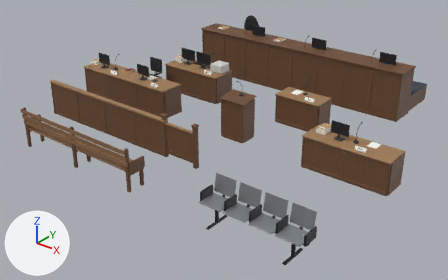
Two versions of the glTF model assets/models/env/second_ai/court_props.glb, one commit apart.
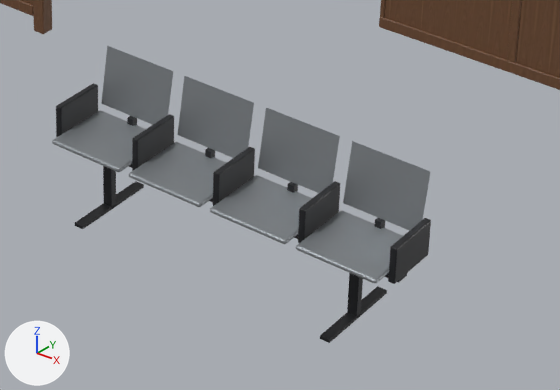
Each version is shown whole from a 50 mm lens placed at (8.76, -12.91, 6.43), pointed at (0.08, -2.07, -0.29), then close up on the part from 41% to 80% of the width and 57% to 100% of the height. Lighting does not change. The marker at lower left points along +X, +Y and +Z. The first two pictures are the older version. Where no turn or scale is listed for an object, it has been applied to the vertices. Vertices at exactly the same position are counted once.

Names of what the first close-up shows: 'CT_GATE_posts', 'CT_TABLE_PROS_t_body', 'CT_WAIT_SEATS_frame', 'CT_WAIT_SEATS_shell' and 1 more.
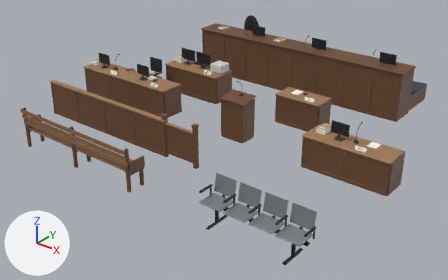
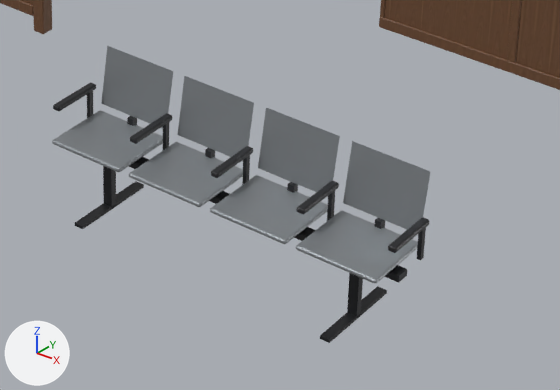
Where the change shows, as pixel boxes [x1, y1, x2, y2] in the close-ups (560 x 390 px; the box of a moved part takes in the faces that stretch with it):
'CT_WAIT_SEATS_frame', reshaped
    before: [56, 83, 431, 343]
    after: [53, 83, 430, 343]
part 1 of me_ct_wait_seats_frame, added (mostly hidden)
    after: [87, 91, 93, 118]
part 2 of me_ct_wait_seats_frame, moved or reshaped
    before: [56, 83, 98, 138]
    after: [53, 83, 96, 111]
part 3 of me_ct_wait_seats_frame, added
    after: [163, 122, 169, 150]
part 4 of me_ct_wait_seats_frame, moved or reshaped
    before: [132, 114, 174, 171]
    after: [130, 113, 173, 144]
part 5 of me_ct_wait_seats_frame, added
    after: [242, 155, 250, 185]
part 6 of me_ct_wait_seats_frame, moved or reshaped
    before: [213, 147, 255, 206]
    after: [211, 146, 253, 178]
part 7 of me_ct_wait_seats_frame, added
    after: [327, 191, 335, 221]
part 8 of me_ct_wait_seats_frame, moved or reshaped
    before: [298, 181, 340, 243]
    after: [297, 181, 339, 214]
part 9 of me_ct_wait_seats_frame, added
    after: [417, 228, 426, 260]
part 10 of me_ct_wait_seats_frame, moved or reshaped
    before: [388, 218, 431, 284]
    after: [388, 217, 430, 253]

The change, as a list of edits to the scene's bpy script:
```text
Change me_ct_wait_seats_frame:
    used by ob_ct_wait_seats_frame; location = (3.4, -5.4, 0.0)
    remove me_ct_wait_seats_frame.from_pydata(...)  # 552 vertices, 1048 faces; spans x -1.14..1.14, y -0.26..0.3, z 0.0..0.62
    add me_ct_wait_seats_frame.from_pydata(...)  # 592 vertices, 1108 faces; spans x -1.14..1.14, y -0.26..0.3, z 0.0..0.63
    me_ct_wait_seats_frame part 1: a new loose piece, a box spanning x -1.132..-1.108, y 0.17..0.2, z 0.4..0.6, in mat_ct_metal (black #2a2b2e)
    me_ct_wait_seats_frame part 2: the loose piece of 96 vertices spanning x -1.14..-1.1, y -0.1..0.24, z 0.4..0.62 is scaled about its middle by (1.19, 0.987, 0.104), then moved by (0.0, -0.02, 0.11)
    me_ct_wait_seats_frame part 3: a new loose piece, a box spanning x -0.572..-0.548, y 0.17..0.2, z 0.4..0.6, in mat_ct_metal (black #2a2b2e)
    me_ct_wait_seats_frame part 4: the loose piece of 96 vertices spanning x -0.58..-0.54, y -0.1..0.24, z 0.4..0.62 is scaled about its middle by (1.19, 0.987, 0.104), then moved by (0.0, -0.02, 0.11)
    me_ct_wait_seats_frame part 5: a new loose piece, a box spanning x -0.012..0.012, y 0.17..0.2, z 0.4..0.6, in mat_ct_metal (black #2a2b2e)
    me_ct_wait_seats_frame part 6: the loose piece of 96 vertices spanning x -0.02..0.02, y -0.1..0.24, z 0.4..0.62 is scaled about its middle by (1.19, 0.987, 0.104), then moved by (0.0, -0.02, 0.11)
    me_ct_wait_seats_frame part 7: a new loose piece, a box spanning x 0.548..0.572, y 0.17..0.2, z 0.4..0.6, in mat_ct_metal (black #2a2b2e)
    me_ct_wait_seats_frame part 8: the loose piece of 96 vertices spanning x 0.54..0.58, y -0.1..0.24, z 0.4..0.62 is scaled about its middle by (1.19, 0.987, 0.104), then moved by (0.0, -0.02, 0.11)
    me_ct_wait_seats_frame part 9: a new loose piece, a box spanning x 1.108..1.132, y 0.17..0.2, z 0.4..0.6, in mat_ct_metal (black #2a2b2e)
    me_ct_wait_seats_frame part 10: the loose piece of 96 vertices spanning x 1.1..1.14, y -0.1..0.24, z 0.4..0.62 is scaled about its middle by (1.19, 0.987, 0.104), then moved by (0.0, -0.02, 0.11)
```
